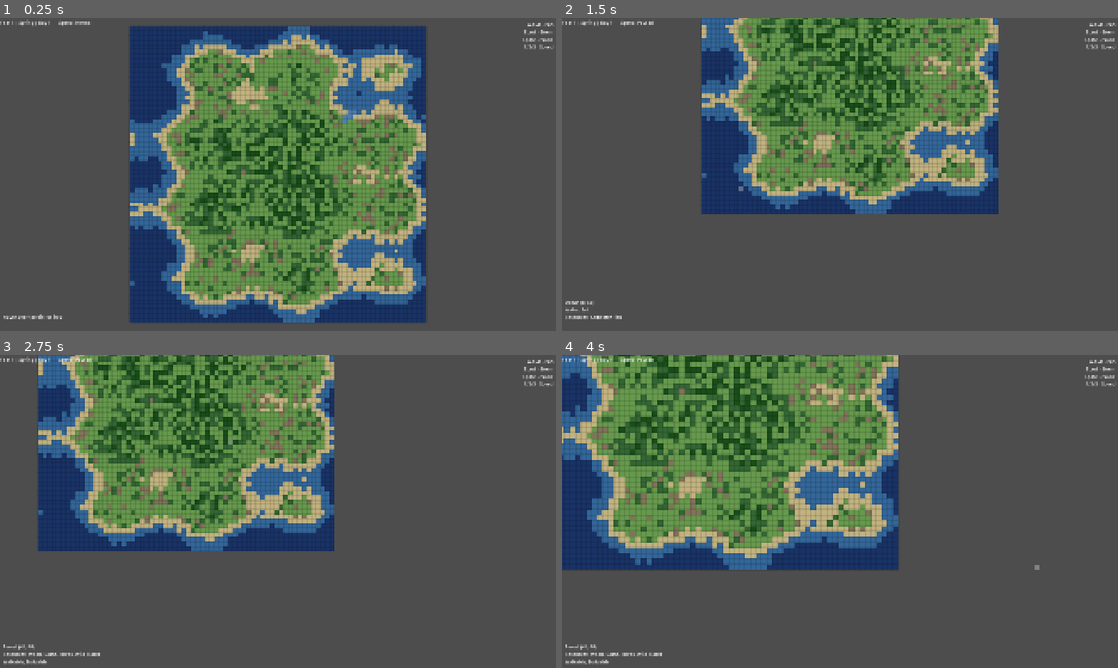
Above: before the commit, frames 1-4 (two rows, left to right).
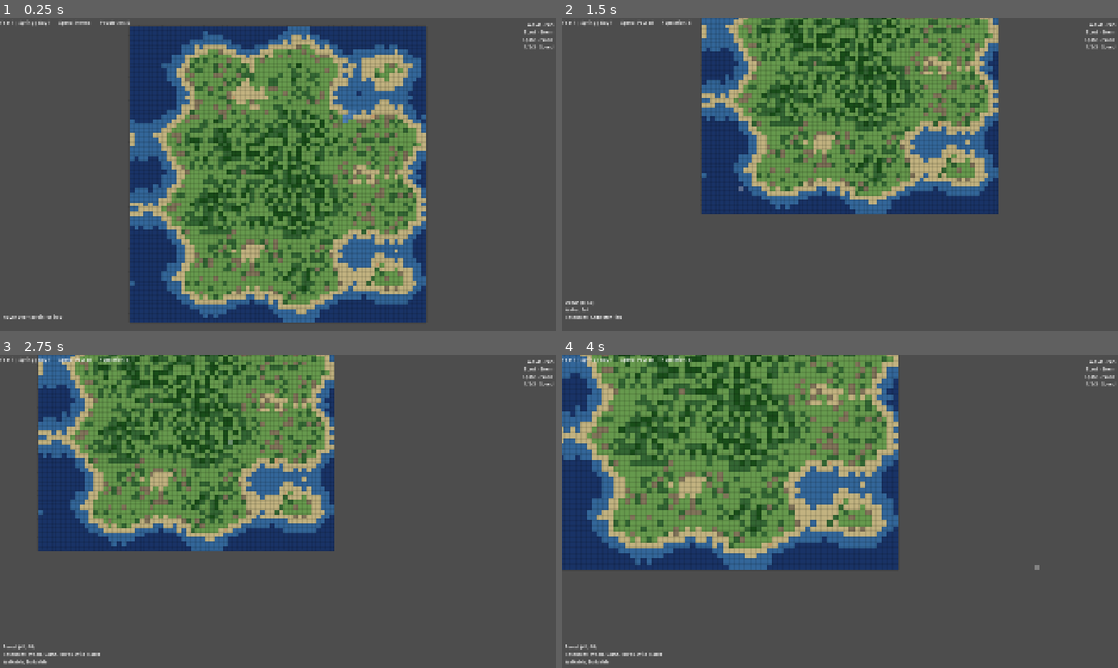
Above: after the commit, the same moments.

Repository: tyssejc/roxbury
Game: Godot game, scene res://scenes/main.tscn
Two runs of this game, one before a commit and one after it. Both use one fixed random seed, a clock stepped at 60 frames per second and the inputs below.
Inputs (mouse positions are in pixels of both pictures, inside the frame that each line leads up to):
- Up to frame 1 (0.25 s): no input
- Up to frame 2 (1.5 s): tap Enter at 0.5 s; move the mouse to (962, 158) at 0.52 s; hold S (camera_pan_down) 0.53-1.28 s; click (962, 158) at 0.67 s; tap Space at 0.77 s; move the mouse to (728, 190) at 1.27 s; tap A (camera_pan_left) at 1.35 s; click (728, 190) at 1.42 s
- Up to frame 3 (2.75 s): tap Space at 1.52, 2 s; move the mouse to (333, 442) at 2.02 s; hold D (camera_pan_right) from 2.03 s (still down); click (333, 442) at 2.17 s
- Up to frame 4 (4 s): move the mouse to (812, 574) at 2.77 s; release D (camera_pan_right) at 2.78 s; tap W (camera_pan_up) at 2.85 s; click (812, 574) at 2.92 s; tap Space at 3.02, 3.77 s; tap Enter at 3.5 s; move the mouse to (1006, 558) at 3.52 s; hold Mouse wheel up (camera_zoom_in) from 3.53 s (still down); click (1006, 558) at 3.67 s

The runs differ from the first frame. In frame 1, less than 0.1% of the frame differs, in the area x 18-69%, y 1-91%; in frame 2, less than 0.1%; in frame 3, less than 0.1%; in frame 4, less than 0.1%.

Commit message:
Add colonist system with needs, pathfinding, and death
- ColonistManager singleton spawns and tracks colonists
- Colonist entity with needs (food, shelter, warmth) that decay daily
- State machine: IDLE → MOVING → SEEKING_NEED → DYING
- A* pathfinding via AStarGrid2D respecting terrain walkability/costs
- Seasonal modifiers (winter increases decay, summer reduces warmth decay)
- Terrain-based foraging (forest recovers food+warmth, grassland recovers food)
- Death from starvation, exposure, or hypothermia when needs hit 0
- Population counter in UI top bar
- 5 colonists spawn on beach tiles at game start

Co-Authored-By: Claude Opus 4.5 <noreply@anthropic.com>

Diff:
--- a/game/project.godot
+++ b/game/project.godot
@@ -25,6 +25,7 @@
 
 GameManager="*res://scripts/autoload/game_manager.gd"
 EventBus="*res://scripts/autoload/event_bus.gd"
+ColonistManager="*res://scripts/autoload/colonist_manager.gd"
 
 [display]
 
--- /dev/null
+++ b/game/scenes/entities/colonist.tscn
@@ -0,0 +1,6 @@
+[gd_scene load_steps=2 format=3 uid="uid://colonist_scene"]
+
+[ext_resource type="Script" path="res://scripts/entities/colonist.gd" id="1_colonist"]
+
+[node name="Colonist" type="Node2D"]
+script = ExtResource("1_colonist")
--- a/game/scenes/main.tscn
+++ b/game/scenes/main.tscn
@@ -19,6 +19,8 @@
 map_width = 64
 map_height = 64
 
+[node name="ColonistContainer" type="Node2D" parent="World"]
+
 [node name="UI" type="CanvasLayer" parent="."]
 
 [node name="TopBar" type="HBoxContainer" parent="UI"]
@@ -36,6 +38,14 @@
 [node name="SpeedLabel" type="Label" parent="UI/TopBar"]
 layout_mode = 2
 text = "Speed: Normal"
+
+[node name="Spacer2" type="Control" parent="UI/TopBar"]
+custom_minimum_size = Vector2(20, 0)
+layout_mode = 2
+
+[node name="PopulationLabel" type="Label" parent="UI/TopBar"]
+layout_mode = 2
+text = "Population: 0"
 
 [node name="BottomInfo" type="Label" parent="UI"]
 anchors_preset = 2
--- /dev/null
+++ b/game/scripts/autoload/colonist_manager.gd
@@ -0,0 +1,81 @@
+extends Node
+## ColonistManager - Central singleton managing all colonists
+##
+## Spawns colonists, triggers daily need updates, tracks active colonists.
+
+## Reference to the map manager for pathfinding
+var map_manager: MapManager
+
+## All active colonists
+var _colonists: Array[Node2D] = []
+
+## Colonist scene to instantiate
+var _colonist_scene: PackedScene
+
+## Container node for colonists
+var _colonist_container: Node2D
+
+
+func _ready() -> void:
+	_colonist_scene = preload("res://scenes/entities/colonist.tscn")
+	GameManager.day_changed.connect(_on_day_changed)
+	print("ColonistManager initialized")
+
+
+## Set the colonist container node
+func set_colonist_container(container: Node2D) -> void:
+	_colonist_container = container
+
+
+## Set the map manager reference for pathfinding
+func set_map_manager(manager: MapManager) -> void:
+	map_manager = manager
+
+
+## Spawn a colonist at the given tile position
+func spawn_colonist(tile_pos: Vector2i) -> Node2D:
+	if not _colonist_container:
+		push_error("ColonistManager: No colonist container set")
+		return null
+
+	if not map_manager:
+		push_error("ColonistManager: No map manager set")
+		return null
+
+	var colonist: Node2D = _colonist_scene.instantiate()
+	_colonist_container.add_child(colonist)
+
+	# Position at tile center (use global_position for consistency)
+	var world_pos := map_manager.tile_to_world(tile_pos)
+	colonist.global_position = world_pos
+	colonist.current_tile = tile_pos
+
+	_colonists.append(colonist)
+	EventBus.colonist_spawned.emit(colonist)
+
+	print("Colonist spawned at tile %s" % tile_pos)
+	return colonist
+
+
+## Remove a colonist from management
+func remove_colonist(colonist: Node2D) -> void:
+	var idx := _colonists.find(colonist)
+	if idx >= 0:
+		_colonists.remove_at(idx)
+
+
+## Get the number of active colonists
+func get_colonist_count() -> int:
+	return _colonists.size()
+
+
+## Get all active colonists
+func get_colonists() -> Array[Node2D]:
+	return _colonists
+
+
+## Called when a new day starts - trigger need updates
+func _on_day_changed(_day: int) -> void:
+	for colonist in _colonists:
+		if colonist.has_method("update_needs_daily"):
+			colonist.update_needs_daily()
--- /dev/null
+++ b/game/scripts/entities/colonist.gd
@@ -0,0 +1,387 @@
+extends Node2D
+class_name Colonist
+## Individual colonist entity with needs, state machine, and movement
+
+## Colonist states
+enum State { IDLE, MOVING, SEEKING_NEED, DYING }
+
+## Need thresholds
+const WARNING_THRESHOLD := 30.0
+const CRITICAL_THRESHOLD := 15.0
+const DEATH_THRESHOLD := 0.0
+
+## Need decay rates (per day)
+const FOOD_DECAY := 10.0
+const SHELTER_DECAY := 5.0
+const WARMTH_DECAY := 3.0
+
+## Need recovery rates (per day, when conditions met)
+const FOOD_RECOVERY_FOREST := 8.0
+const FOOD_RECOVERY_GRASSLAND := 4.0
+const WARMTH_RECOVERY_FOREST := 3.0
+
+## Movement
+const BASE_MOVE_SPEED := 64.0  # Pixels per second
+const WANDER_RANGE := 5  # Tiles
+
+## Visual
+const COLONIST_WIDTH := 16.0
+const COLONIST_HEIGHT := 24.0
+const SKIN_COLOR := Color(0.76, 0.60, 0.42)  # Period-appropriate skin tone
+
+## Current state
+var current_state: State = State.IDLE
+
+## Current tile position
+var current_tile: Vector2i = Vector2i.ZERO
+
+## Needs (0-100, death at 0)
+var food: float = 100.0
+var shelter: float = 100.0
+var warmth: float = 100.0
+
+## State machine variables
+var _idle_timer: float = 0.0
+var _idle_duration: float = 3.0
+var _current_path: Array[Vector2i] = []
+var _path_index: int = 0
+var _target_tile: Vector2i = Vector2i.ZERO
+var _dying_timer: float = 0.0
+var _is_processing: bool = true
+
+## Critical need being sought
+var _seeking_need: String = ""
+
+
+func _ready() -> void:
+	_idle_duration = randf_range(2.0, 5.0)
+	GameManager.game_paused.connect(_on_game_paused)
+
+
+func _process(delta: float) -> void:
+	if not _is_processing:
+		return
+
+	match current_state:
+		State.IDLE:
+			_process_idle(delta)
+		State.MOVING:
+			_process_moving(delta)
+		State.SEEKING_NEED:
+			_process_seeking(delta)
+		State.DYING:
+			_process_dying(delta)
+
+
+func _draw() -> void:
+	# Base body color - tint based on critical needs
+	var body_color := SKIN_COLOR
+
+	if current_state == State.DYING:
+		body_color = Color.GRAY
+	else:
+		# Blend toward warning colors for critical needs
+		if food < CRITICAL_THRESHOLD:
+			body_color = body_color.lerp(Color.RED, 0.5)
+		if warmth < CRITICAL_THRESHOLD:
+			body_color = body_color.lerp(Color.CYAN, 0.5)
+		if shelter < CRITICAL_THRESHOLD:
+			body_color = body_color.lerp(Color.BLUE, 0.5)
+
+	# Draw body (centered)
+	var body_rect := Rect2(
+		-COLONIST_WIDTH / 2.0,
+		-COLONIST_HEIGHT / 2.0,
+		COLONIST_WIDTH,
+		COLONIST_HEIGHT
+	)
+	draw_rect(body_rect, body_color)
+
+	# Draw critical need indicators above head
+	var indicator_y := -COLONIST_HEIGHT / 2.0 - 8.0
+	var indicator_x := -6.0
+
+	if food < WARNING_THRESHOLD:
+		draw_rect(Rect2(indicator_x, indicator_y, 4, 4), Color.RED)
+		indicator_x += 5.0
+
+	if warmth < WARNING_THRESHOLD:
+		draw_rect(Rect2(indicator_x, indicator_y, 4, 4), Color.CYAN)
+		indicator_x += 5.0
+
+	if shelter < WARNING_THRESHOLD:
+		draw_rect(Rect2(indicator_x, indicator_y, 4, 4), Color.BLUE)
+
+
+## Update needs at the start of each day
+func update_needs_daily() -> void:
+	if current_state == State.DYING:
+		return
+
+	var season: GameManager.Season = GameManager.current_season
+
+	# Calculate seasonal modifiers
+	var food_modifier := 1.0
+	var shelter_modifier := 1.0
+	var warmth_modifier := 1.0
+
+	match season:
+		GameManager.Season.WINTER:
+			food_modifier = 1.5
+			shelter_modifier = 2.0
+			warmth_modifier = 3.0
+		GameManager.Season.SUMMER:
+			warmth_modifier = 0.5
+
+	# Apply decay
+	food -= FOOD_DECAY * food_modifier
+	shelter -= SHELTER_DECAY * shelter_modifier
+	warmth -= WARMTH_DECAY * warmth_modifier
+
+	# Apply terrain-based recovery (foraging)
+	var terrain: Terrain.Type = ColonistManager.map_manager.get_terrain(current_tile)
+
+	match terrain:
+		Terrain.Type.FOREST, Terrain.Type.DENSE_FOREST:
+			food += FOOD_RECOVERY_FOREST
+			warmth += WARMTH_RECOVERY_FOREST
+		Terrain.Type.GRASSLAND:
+			food += FOOD_RECOVERY_GRASSLAND
+
+	# Clamp values
+	food = clampf(food, 0.0, 100.0)
+	shelter = clampf(shelter, 0.0, 100.0)
+	warmth = clampf(warmth, 0.0, 100.0)
+
+	# Check for critical needs
+	_check_critical_needs()
+
+	# Check for death
+	if food <= DEATH_THRESHOLD:
+		_die("starvation")
+	elif shelter <= DEATH_THRESHOLD:
+		_die("exposure")
+	elif warmth <= DEATH_THRESHOLD:
+		_die("hypothermia")
+
+	queue_redraw()
+
+
+## Check and emit signals for critical needs
+func _check_critical_needs() -> void:
+	if food < CRITICAL_THRESHOLD and food > DEATH_THRESHOLD:
+		EventBus.colonist_needs_critical.emit(self, "food")
+	if shelter < CRITICAL_THRESHOLD and shelter > DEATH_THRESHOLD:
+		EventBus.colonist_needs_critical.emit(self, "shelter")
+	if warmth < CRITICAL_THRESHOLD and warmth > DEATH_THRESHOLD:
+		EventBus.colonist_needs_critical.emit(self, "warmth")
+
+
+## Transition to a new state
+func _change_state(new_state: State) -> void:
+	current_state = new_state
+
+	match new_state:
+		State.IDLE:
+			_idle_timer = 0.0
+			_idle_duration = randf_range(2.0, 5.0)
+		State.MOVING:
+			pass
+		State.SEEKING_NEED:
+			pass
+		State.DYING:
+			_dying_timer = 0.0
+
+
+## Process idle state
+func _process_idle(delta: float) -> void:
+	_idle_timer += delta
+
+	if _idle_timer >= _idle_duration:
+		# Check if we have critical needs
+		var critical_need := _get_most_critical_need()
+		if critical_need != "":
+			_seeking_need = critical_need
+			_seek_need_location()
+		else:
+			# Random wander
+			_start_random_wander()
+
+
+## Process moving state
+func _process_moving(delta: float) -> void:
+	if _current_path.is_empty() or _path_index >= _current_path.size():
+		# Reached destination
+		_change_state(State.IDLE)
+		return
+
+	var target_tile := _current_path[_path_index]
+	var target_pos := ColonistManager.map_manager.tile_to_world(target_tile)
+
+	# Get movement speed based on terrain
+	var terrain: Terrain.Type = ColonistManager.map_manager.get_terrain(current_tile)
+	var movement_cost: float = Terrain.get_movement_cost(terrain)
+	var speed: float = BASE_MOVE_SPEED / movement_cost
+
+	# Move toward target (use global_position for consistency with tile_to_world)
+	var direction := (target_pos - global_position).normalized()
+	var move_distance := speed * delta
+	var distance_to_target := global_position.distance_to(target_pos)
+
+	if move_distance >= distance_to_target:
+		# Reached this tile
+		global_position = target_pos
+		current_tile = target_tile
+		_path_index += 1
+	else:
+		global_position += direction * move_distance
+
+
+## Process seeking need state (same as moving but for needs)
+func _process_seeking(delta: float) -> void:
+	_process_moving(delta)
+
+	# When we reach destination, go back to idle (foraging happens on day tick)
+	if _current_path.is_empty() or _path_index >= _current_path.size():
+		_change_state(State.IDLE)
+
+
+## Process dying state
+func _process_dying(delta: float) -> void:
+	_dying_timer += delta
+
+	if _dying_timer >= 1.0:
+		_complete_death()
+
+
+## Get the most critical need
+func _get_most_critical_need() -> String:
+	var lowest_value := WARNING_THRESHOLD
+	var critical_need := ""
+
+	if food < lowest_value:
+		lowest_value = food
+		critical_need = "food"
+
+	if warmth < lowest_value:
+		lowest_value = warmth
+		critical_need = "warmth"
+
+	if shelter < lowest_value:
+		critical_need = "shelter"
+
+	return critical_need
+
+
+## Start seeking a location to satisfy a need
+func _seek_need_location() -> void:
+	var target: Vector2i = Vector2i(-1, -1)
+
+	match _seeking_need:
+		"food", "warmth":
+			# Find nearest forest tile
+			target = _find_nearest_terrain([Terrain.Type.FOREST, Terrain.Type.DENSE_FOREST])
+			if target == Vector2i(-1, -1) and _seeking_need == "food":
+				# Fall back to grassland for food
+				target = _find_nearest_terrain([Terrain.Type.GRASSLAND])
+		"shelter":
+			# No buildings yet, just stay put
+			_change_state(State.IDLE)
+			return
+
+	if target != Vector2i(-1, -1):
+		move_to(target)
+		_change_state(State.SEEKING_NEED)
+	else:
+		_change_state(State.IDLE)
+
+
+## Find nearest tile of given terrain types
+func _find_nearest_terrain(terrain_types: Array) -> Vector2i:
+	var best_tile := Vector2i(-1, -1)
+	var best_distance := INF
+
+	# Search in expanding rings from current position
+	for radius in range(1, 20):
+		for dx in range(-radius, radius + 1):
+			for dy in range(-radius, radius + 1):
+				if absi(dx) != radius and absi(dy) != radius:
+					continue  # Only check ring perimeter
+
+				var check_tile := current_tile + Vector2i(dx, dy)
+				if not ColonistManager.map_manager.is_valid_tile(check_tile):
+					continue
+
+				var terrain: Terrain.Type = ColonistManager.map_manager.get_terrain(check_tile)
+				if terrain in terrain_types:
+					var dist: float = current_tile.distance_to(check_tile)
+					if dist < best_distance:
+						best_distance = dist
+						best_tile = check_tile
+
+		if best_tile != Vector2i(-1, -1):
+			break  # Found one at this radius
+
+	return best_tile
+
+
+## Start random wandering
+func _start_random_wander() -> void:
+	var attempts := 0
+	while attempts < 10:
+		var dx := randi_range(-WANDER_RANGE, WANDER_RANGE)
+		var dy := randi_range(-WANDER_RANGE, WANDER_RANGE)
+		var target := current_tile + Vector2i(dx, dy)
+
+		if ColonistManager.map_manager.is_valid_tile(target):
+			var terrain: Terrain.Type = ColonistManager.map_manager.get_terrain(target)
+			if Terrain.is_walkable(terrain):
+				move_to(target)
+				return
+
+		attempts += 1
+
+	# Couldn't find valid wander target, stay idle
+	_change_state(State.IDLE)
+
+
+## Move to a target tile using pathfinding
+func move_to(target: Vector2i) -> void:
+	_current_path = ColonistManager.map_manager.find_path(current_tile, target)
+	_path_index = 0
+	_target_tile = target
+
+	if _current_path.is_empty():
+		_change_state(State.IDLE)
+	else:
+		_change_state(State.MOVING)
+
+
+## Start the death process
+func _die(cause: String) -> void:
+	if current_state == State.DYING:
+		return
+
+	print("Colonist dying from %s" % cause)
+	_change_state(State.DYING)
+	queue_redraw()
+
+
+## Complete the death and remove colonist
+func _complete_death() -> void:
+	var cause := "unknown"
+	if food <= DEATH_THRESHOLD:
+		cause = "starvation"
+	elif warmth <= DEATH_THRESHOLD:
+		cause = "hypothermia"
+	elif shelter <= DEATH_THRESHOLD:
+		cause = "exposure"
+
+	EventBus.colonist_died.emit(self, cause)
+	ColonistManager.remove_colonist(self)
+	queue_free()
+
+
+## Handle game pause
+func _on_game_paused(is_paused: bool) -> void:
+	_is_processing = not is_paused
--- a/game/scripts/main.gd
+++ b/game/scripts/main.gd
@@ -5,8 +5,10 @@
 
 @onready var time_label: Label = $UI/TopBar/TimeLabel
 @onready var speed_label: Label = $UI/TopBar/SpeedLabel
+@onready var population_label: Label = $UI/TopBar/PopulationLabel
 @onready var bottom_info: Label = $UI/BottomInfo
 @onready var map_manager: MapManager = $World/MapManager
+@onready var colonist_container: Node2D = $World/ColonistContainer
 
 
 func _ready() -> void:
@@ -23,12 +25,25 @@
 		map_manager.tile_hovered.connect(_on_tile_hovered)
 		map_manager.tile_clicked.connect(_on_tile_clicked)
 
+	# Setup colonist system
+	ColonistManager.set_map_manager(map_manager)
+	ColonistManager.set_colonist_container(colonist_container)
+
+	# Connect to colonist events
+	EventBus.colonist_died.connect(_on_colonist_died)
+	EventBus.colonist_needs_critical.connect(_on_colonist_needs_critical)
+
+	# Spawn initial colonists on beach
+	_spawn_initial_colonists()
+
 	_update_time_display()
 	_update_speed_display()
+	_update_population_display()
 
 
 func _process(_delta: float) -> void:
 	_update_time_display()
+	_update_population_display()
 
 
 func _update_time_display() -> void:
@@ -43,6 +58,11 @@
 func _update_speed_display() -> void:
 	if speed_label:
 		speed_label.text = "Speed: %s" % _get_speed_name()
+
+
+func _update_population_display() -> void:
+	if population_label:
+		population_label.text = "Population: %d" % ColonistManager.get_colonist_count()
 
 
 func _get_speed_name() -> String:
@@ -125,3 +145,35 @@
 	var props := Terrain.get_properties(terrain_type)
 	var terrain_name: String = props.get("name", "Unknown")
 	print("Clicked tile: %s at %s" % [terrain_name, pos])
+
+
+func _on_colonist_died(colonist: Node2D, cause: String) -> void:
+	print("Colonist died from %s. Population: %d" % [cause, ColonistManager.get_colonist_count() - 1])
+
+
+func _on_colonist_needs_critical(colonist: Node2D, need: String) -> void:
+	print("Colonist has critical %s need" % need)
+
+
+## Find beach tiles and spawn initial colonists
+func _spawn_initial_colonists() -> void:
+	var beach_tiles: Array[Vector2i] = []
+
+	# Find all beach tiles
+	for x in range(map_manager.map_width):
+		for y in range(map_manager.map_height):
+			var pos := Vector2i(x, y)
+			if map_manager.get_terrain(pos) == Terrain.Type.BEACH:
+				beach_tiles.append(pos)
+
+	if beach_tiles.is_empty():
+		push_error("No beach tiles found for colonist spawning")
+		return
+
+	# Spawn 5 colonists on random beach tiles
+	var num_colonists := 5
+	for i in range(num_colonists):
+		var spawn_tile := beach_tiles[randi() % beach_tiles.size()]
+		ColonistManager.spawn_colonist(spawn_tile)
+
+	print("Spawned %d colonists on beach" % num_colonists)
--- a/game/scripts/systems/map_manager.gd
+++ b/game/scripts/systems/map_manager.gd
@@ -21,10 +21,14 @@
 ## Currently hovered tile
 var _hovered_tile: Vector2i = Vector2i(-1, -1)
 
+## Pathfinding grid
+var _astar: AStarGrid2D
+
 
 func _ready() -> void:
 	# Generate a test map on ready
 	generate_test_map()
+	_setup_pathfinding()
 	queue_redraw()
 
 
@@ -195,6 +199,7 @@
 			return Terrain.Type.GRASSLAND
 
 
+@warning_ignore("integer_division")
 func _add_river(rng: RandomNumberGenerator) -> void:
 	# Add a river from hills/mountains to the coast
 	# Find a starting point in the hills
@@ -289,3 +294,58 @@
 
 	for pos in changes:
 		_terrain_data[pos] = changes[pos]
+
+
+## Setup A* pathfinding grid
+func _setup_pathfinding() -> void:
+	_astar = AStarGrid2D.new()
+	_astar.region = Rect2i(0, 0, map_width, map_height)
+	_astar.cell_size = Vector2(TILE_SIZE, TILE_SIZE)
+	_astar.diagonal_mode = AStarGrid2D.DIAGONAL_MODE_AT_LEAST_ONE_WALKABLE
+	_astar.default_compute_heuristic = AStarGrid2D.HEURISTIC_EUCLIDEAN
+	_astar.default_estimate_heuristic = AStarGrid2D.HEURISTIC_EUCLIDEAN
+	_astar.update()
+
+	# Mark impassable tiles and set movement costs
+	for x in range(map_width):
+		for y in range(map_height):
+			var pos := Vector2i(x, y)
+			var terrain: Terrain.Type = _terrain_data.get(pos, Terrain.Type.OCEAN)
+
+			if not Terrain.is_walkable(terrain):
+				_astar.set_point_solid(pos, true)
+			else:
+				var cost: float = Terrain.get_movement_cost(terrain)
+				_astar.set_point_weight_scale(pos, cost)
+
+	print("Pathfinding grid initialized")
+
+
+## Get a path between two tile positions (returns tile coordinates, not world positions)
+func find_path(from: Vector2i, to: Vector2i) -> Array[Vector2i]:
+	if not _astar:
+		return []
+
+	if not is_valid_tile(from) or not is_valid_tile(to):
+		return []
+
+	if _astar.is_point_solid(from) or _astar.is_point_solid(to):
+		return []
+
+	# Use get_id_path to get tile coordinates (not get_point_path which returns world positions)
+	var path: Array[Vector2i] = _astar.get_id_path(from, to)
+
+	# Skip the first point (current position)
+	if path.size() <= 1:
+		return []
+
+	return path.slice(1)
+
+
+## Check if a tile is passable for pathfinding
+func is_tile_passable(pos: Vector2i) -> bool:
+	if not _astar:
+		return false
+	if not is_valid_tile(pos):
+		return false
+	return not _astar.is_point_solid(pos)
